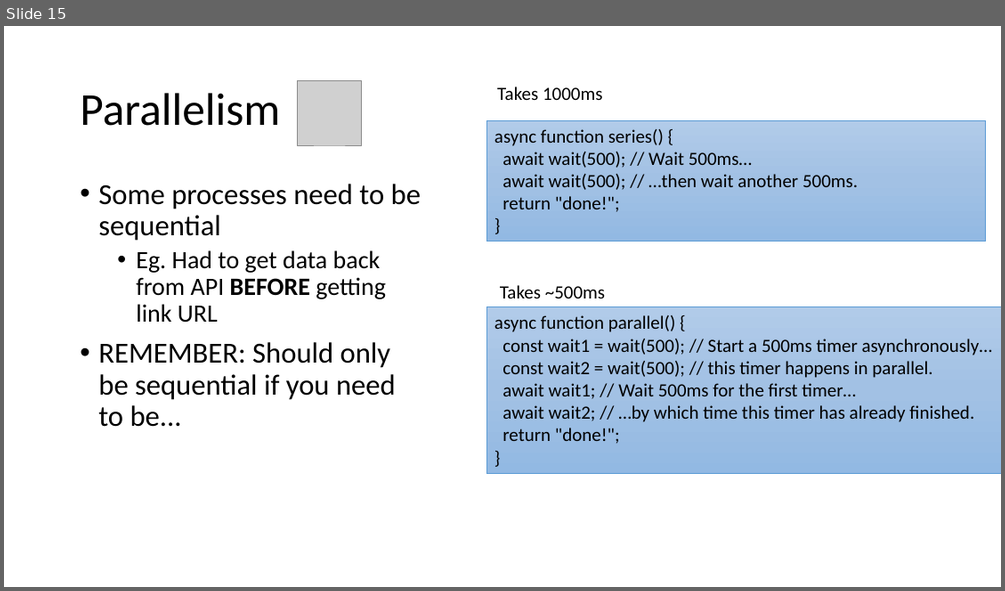
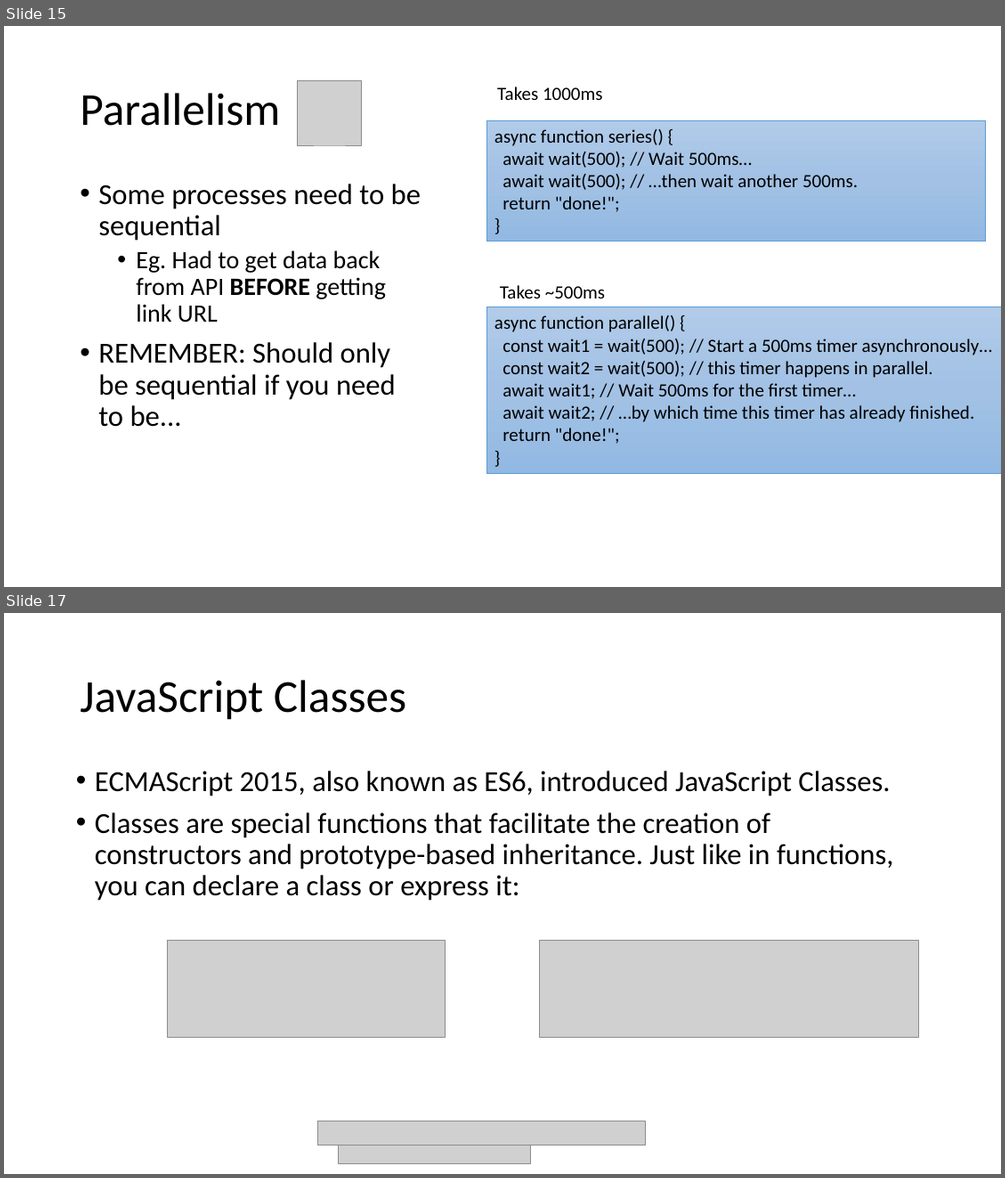
Before and after one commit to diarmuidoconnor/ewd-module-2025, a slide deck: topic09/talk-2/Promises.pptx. Shown one above the other, each under a label of ours: slide 15 before the commit, slides 15 and 17 after it; the slides between them are not shown. The pictures are 1005x591 and 1005x1178 pixels, drawn with LibreOffice and Linux fonts; fonts in the diff are those of the drawing; grey boxes stand for pictures. Boxes give left, top, right and bottom in pixels: in the first picture for what was removed or moved away, otherwise in the second. Text is boxed around its words. In the diff, an @@ line names an element or a change of style, - is before the commit and + after.

```diff
--- a/topic09/talk-2/Promises.pptx
+++ b/topic09/talk-2/Promises.pptx
@@ slide 17 added at (4, 613, 1001, 1174), background #FFFFFF @@
@@ title added at (80, 680, 406, 720), 44 pt, text #000000 @@
+JavaScript Classes
@@ text added at (95, 771, 893, 900), 28 pt, text #000000 @@
+• ECMAScript 2015, also known as ES6, introduced JavaScript Classes.
+• Classes are special functions that facilitate the creation of constructors and prototype-based inheritance. Just like in functions, you can declare a class or express it:
@@ picture added at (167, 941, 445, 1038) @@
@@ picture added at (540, 941, 919, 1038) @@
@@ picture added at (318, 1121, 646, 1144) @@
@@ picture added at (339, 1144, 531, 1163) @@
```
Also in this commit, not shown: 5 other slides added, 5 other files.
